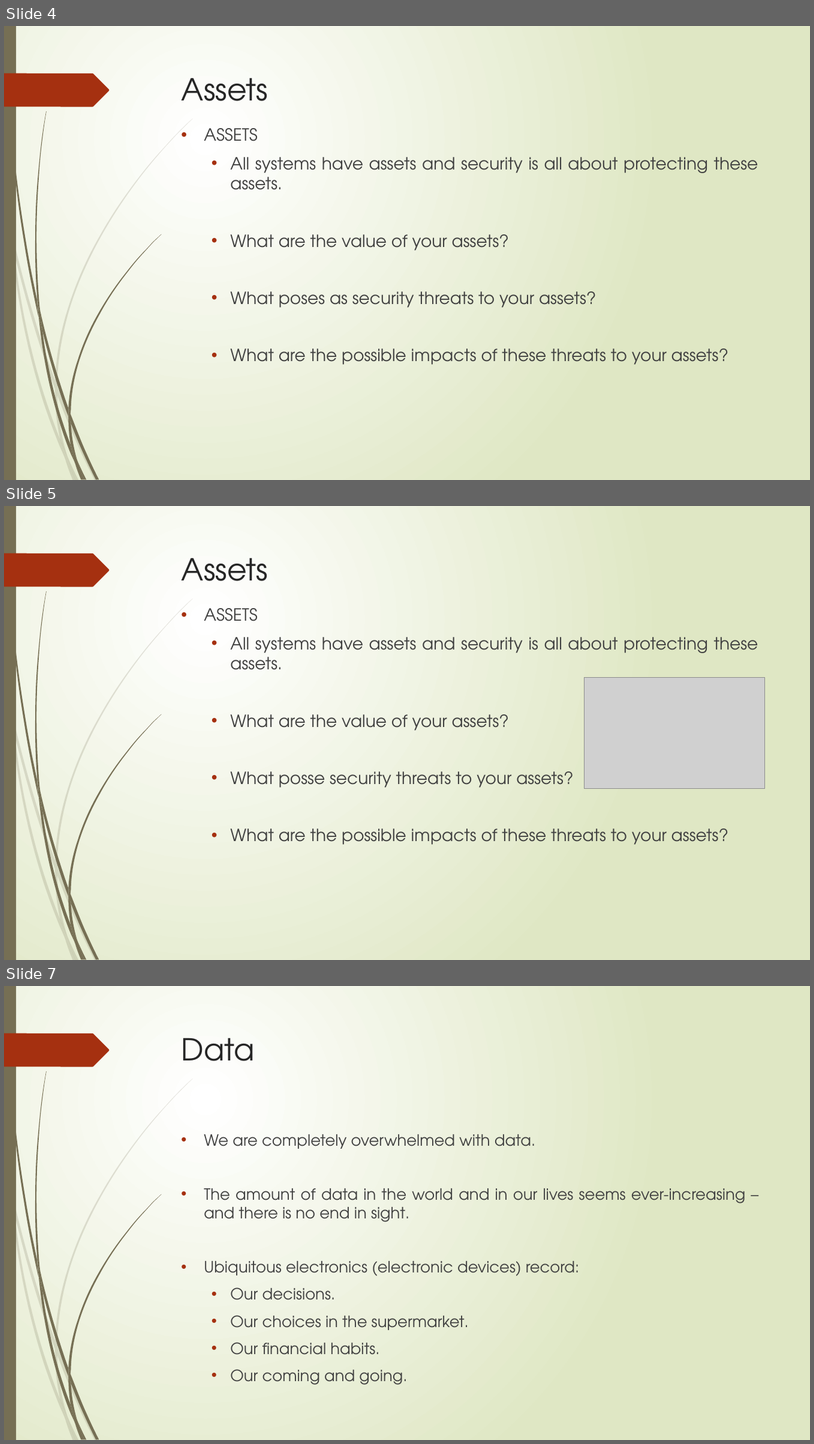
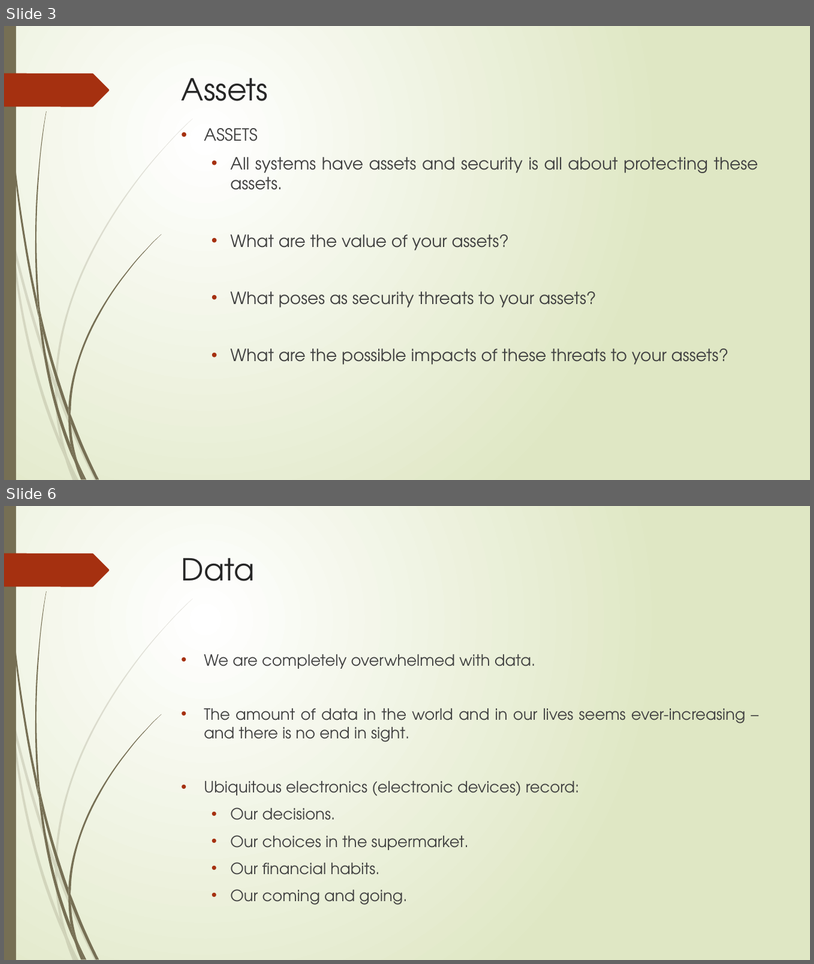
Before and after one commit to Rokari-19/the-level-of-shege, a slide deck: 300lv notes /cyb309/CYB309 I.pptx. Shown one above the other, each under a label of ours: slides 4, 5 and 7 before the commit, slides 3 and 6 after it; the slides between them are not shown. The pictures are 814x1444 and 814x964 pixels, drawn with LibreOffice and Linux fonts; fonts in the diff are those of the drawing; grey boxes stand for pictures. Boxes give left, top, right and bottom in pixels: in the first picture for what was removed or moved away, otherwise in the second. Text is boxed around its words. In the diff, an @@ line names an element or a change of style, - is before the commit and + after.

```diff
--- a/300lv notes /cyb309/CYB309 I.pptx
+++ b/300lv notes /cyb309/CYB309 I.pptx
@@ slide 5 removed at (x1=4, y1=506, x2=810, y2=960), background gradient #FFFFFF to #DFE8C4; not listed: 24 template elements that a slide beside it also shows @@
@@ title removed at (x1=182, y1=558, x2=268, y2=581) @@
-Assets
@@ text removed at (x1=204, y1=608, x2=759, y2=844) @@
-• ASSETS
-  • All systems have assets and security is all about protecting these assets.
-  • What are the value of your assets?
-  • What posse security threats to your assets?
-  • What are the possible impacts of these threats to your assets?
@@ picture removed at (x1=585, y1=677, x2=765, y2=788) @@
@@ what was slide 4 is now slide 3 @@
@@ what was slide 7 is now slide 6 @@
```
Also in this commit, not shown: 4 slides changed, 2 slides added, 2 other slides removed, 11 other files.
